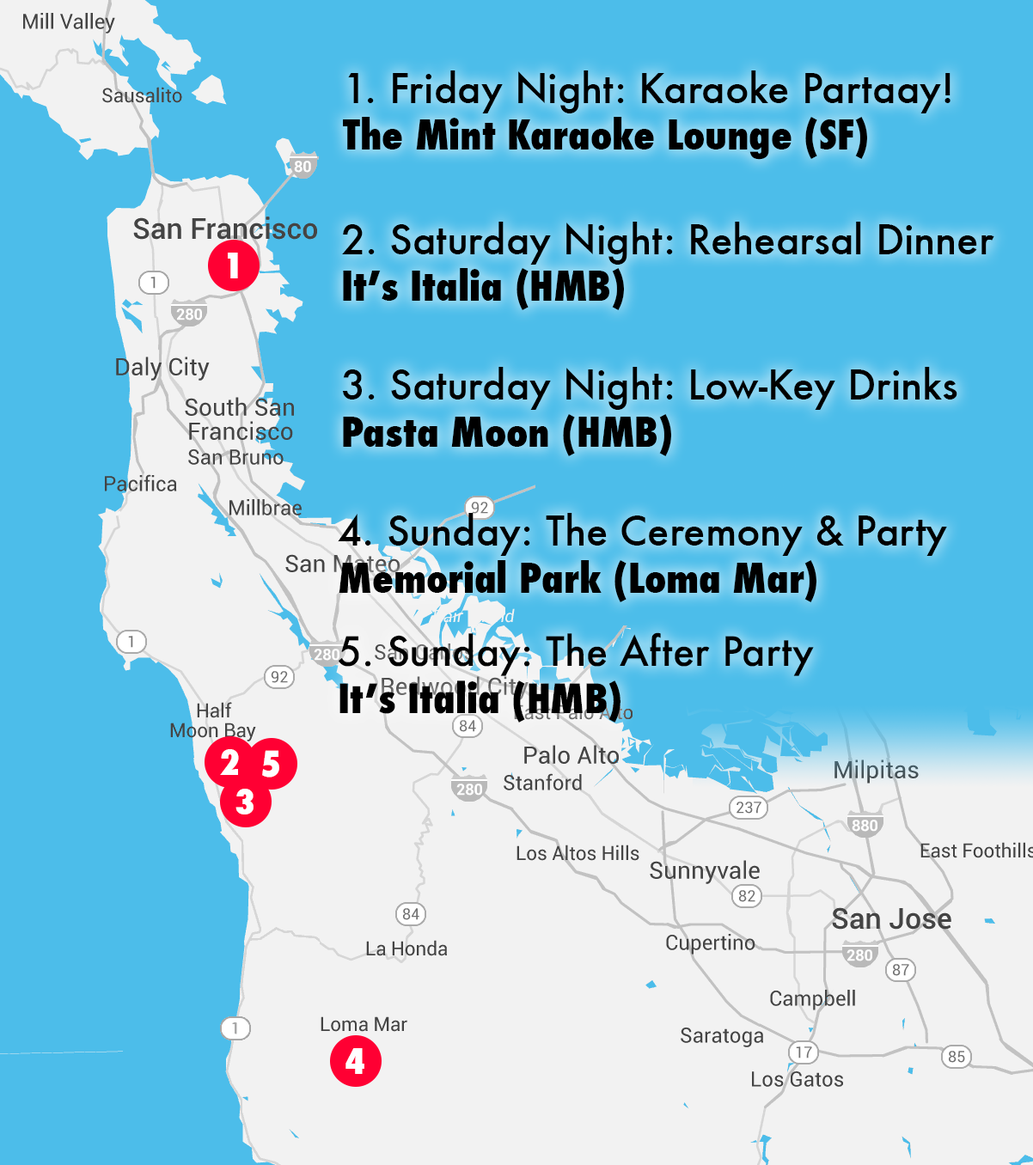
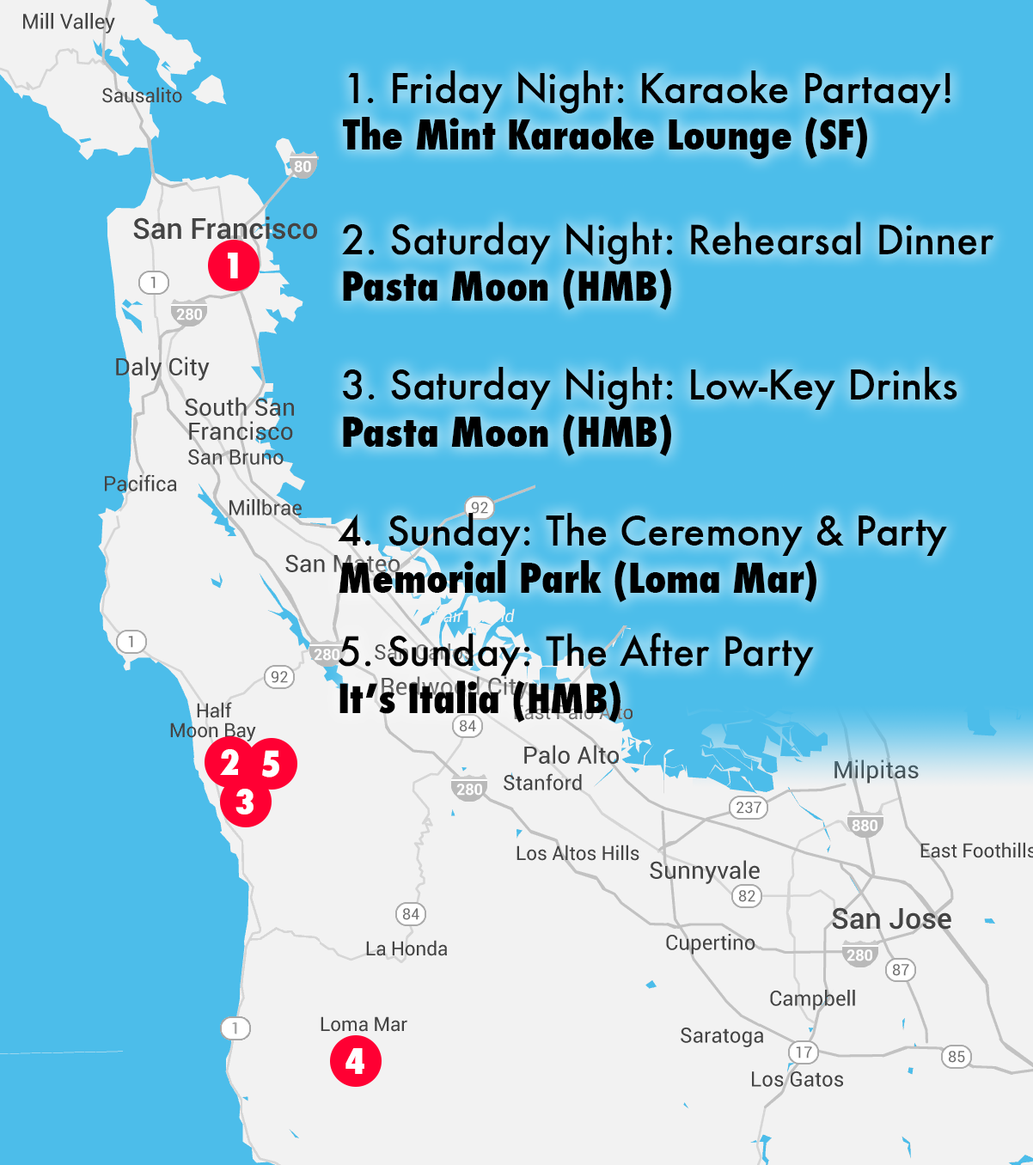
Revision of a layered (1033, 1165) image; what changed, layer by layer:
renamed "2. Saturday Night: Rehearsal Dinner It’s Italia (HMB)" to "2. Saturday Night: Rehearsal Dinner Pasta Moon (HMB)", painted on it over <box>341,221,995,311</box>
